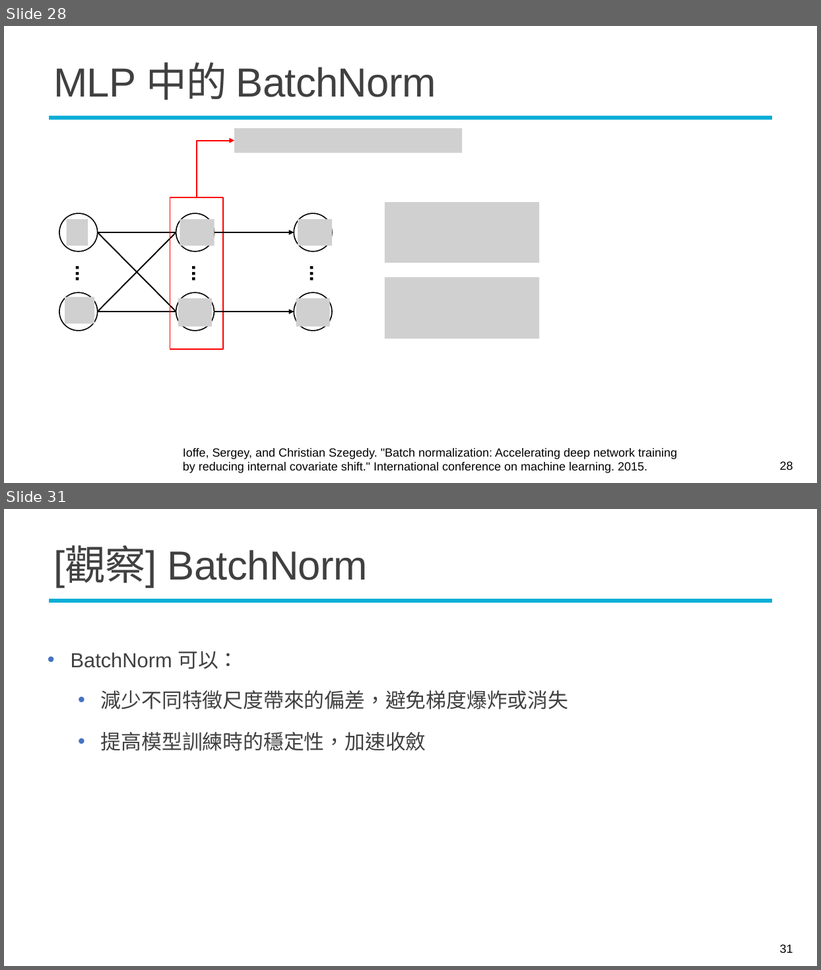
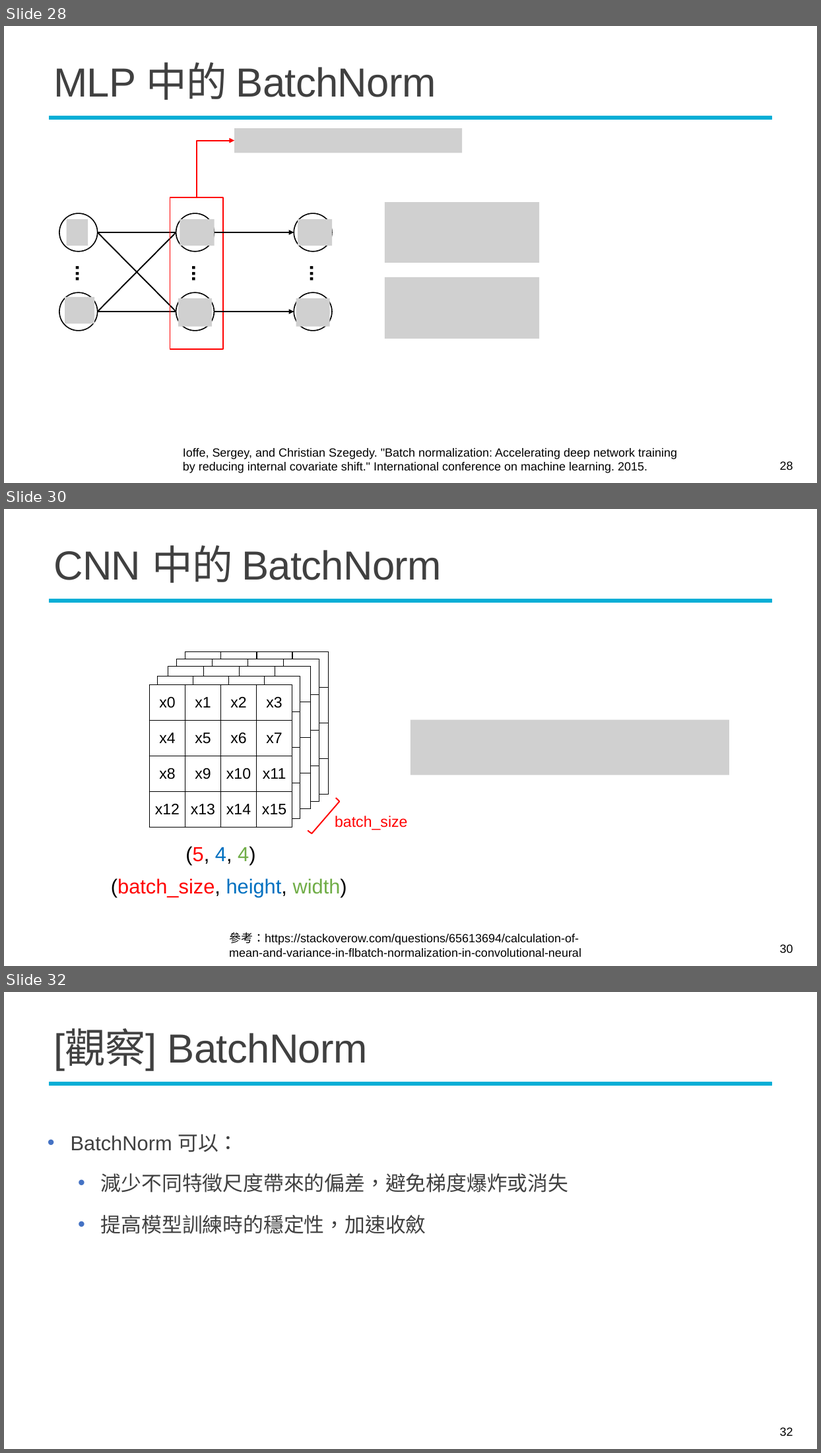
Before and after one commit to mcps5601/CGUDL_2025_fall, a slide deck: slides/training_tips_1015.pptx. Shown one above the other, each under a label of ours: slides 28 and 31 before the commit, slides 28, 30 and 32 after it; the slides between them are not shown. The pictures are 821x970 and 821x1453 pixels, drawn with LibreOffice and Linux fonts; fonts in the diff are those of the drawing; grey boxes stand for pictures; background and template pictures are left out. Boxes give left, top, right and bottom in pixels: in the first picture for what was removed or moved away, otherwise in the second. Text is boxed around its words. In the diff, an @@ line names an element or a change of style, - is before the commit and + after.

```diff
--- a/slides/training_tips_1015.pptx
+++ b/slides/training_tips_1015.pptx
@@ slide 30 added at <box>4,509,817,966</box>, background #FFFFFF; not listed: 1 template element that a slide beside it also shows @@
@@ title added at <box>54,545,442,583</box>, 48 pt, text #404040 @@
+CNN 中的 BatchNorm
@@ table added at <box>168,666,312,809</box>, 4 rows, 4 columns @@
+1 | 3 | 1 | 2
+-1 | 1 | 1 | 0
+0 | 1 | 1 | 0
+0 | 0 | 1 | 2
@@ table added at <box>177,659,321,802</box>, 4 rows, 4 columns @@
+1 | 3 | 1 | 2
+-1 | 1 | 1 | 0
+0 | 1 | 1 | 0
+0 | 0 | 1 | 2
@@ table added at <box>185,652,329,795</box>, 4 rows, 4 columns @@
+1 | 3 | 1 | 2
+-1 | 1 | 1 | 0
+0 | 1 | 1 | 0
+0 | 0 | 1 | 2
@@ table added at <box>150,685,294,827</box>, 4 rows, 4 columns @@
+x0 | x1 | x2 | x3
+x4 | x5 | x6 | x7
+x8 | x9 | x10 | x11
+x12 | x13 | x14 | x15
@@ table added at <box>158,676,302,819</box>, 4 rows, 4 columns @@
+1 | 3 | 1 | 2
+-1 | 1 | 1 | 0
+0 | 1 | 1 | 0
+0 | 0 | 1 | 2
@@ picture added at <box>411,720,730,776</box> @@
@@ right bracket added at <box>308,798,340,834</box>, outline #FF0000 1.5 pt @@
@@ text added at <box>335,816,407,830</box>, 18 pt, text #FF0000 @@
+batch_size
@@ text added at <box>186,846,255,865</box>, 24 pt, text #000000 @@
+(5, 4, 4)
@@ text added at <box>111,879,347,898</box>, 24 pt, text #FF0000 @@
+(batch_size, height, width)
@@ text added at <box>229,933,582,957</box>, 14 pt, text #000000 @@
+參考：https://stackoverow.com/questions/65613694/calculation-of-mean-and-variance-in-flbatch-normalization-in-convolutional-neural
@@ page number added at <box>780,945,793,953</box>, 14 pt, text #000000 @@
+30
@@ what was slide 31 is now slide 32 @@
@@ page number at <box>780,1428,793,1436</box>: text changed @@
-31
+32
```
Also in this commit, not shown: 8 slides changed, 1 slide removed, 1 other file.
